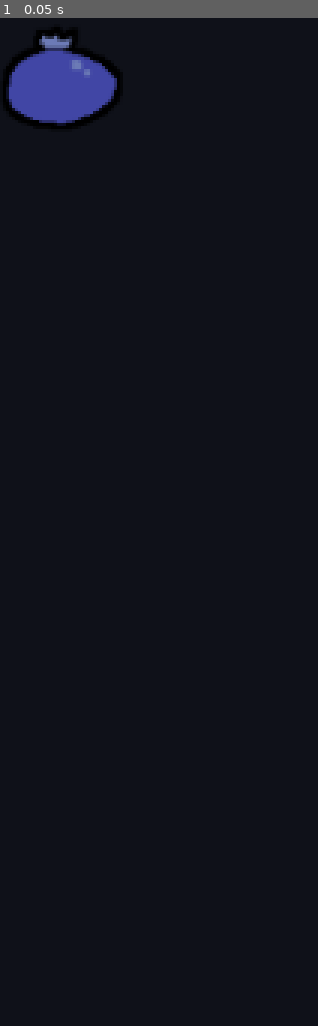
Above: before the commit, frame 1.
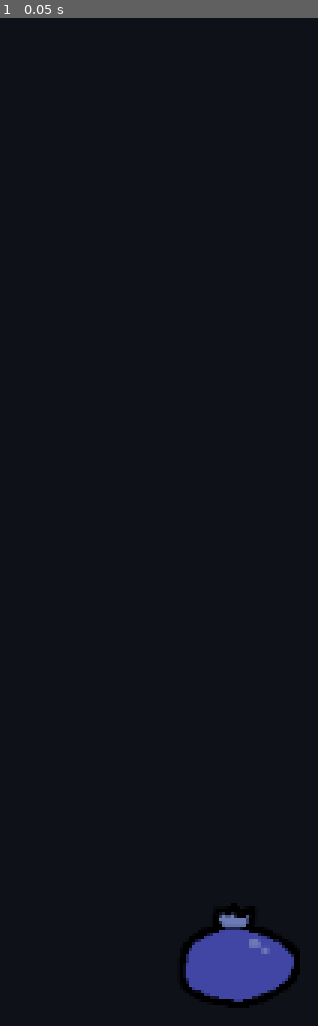
Above: after the commit, the same moment.

Repository: lucoalove/feed-your-anorexic-wife
Game: Godot game, scene res://game.tscn
Two runs of this game, one before a commit and one after it. Both use one fixed random seed, a clock stepped at 60 frames per second and the inputs below.
Inputs:
- Up to frame 1 (0.05 s): no input

The runs differ from the first frame. In frame 1, 5.0% of the frame differs, in the area x 0-95%, y 0-99%.

Commit message:
Add fruit pile

Diff:
--- /dev/null
+++ b/fruit.tscn
@@ -0,0 +1,11 @@
+[gd_scene load_steps=3 format=3 uid="uid://bc17hn6j747sn"]
+
+[ext_resource type="Texture2D" uid="uid://okuruo4lqcip" path="res://fruit_blueberry.png" id="1_t45jj"]
+[ext_resource type="Script" uid="uid://cr8g0x26elad0" path="res://fruit.gd" id="2_7yftu"]
+
+[node name="Blueberry" type="TextureRect"]
+texture_filter = 1
+offset_right = 64.0
+offset_bottom = 64.0
+texture = ExtResource("1_t45jj")
+script = ExtResource("2_7yftu")
--- /dev/null
+++ b/fruit_pile.gd
@@ -0,0 +1,28 @@
+extends Control
+
+const FRUIT = preload("res://fruit.tscn")
+
+var is_hovered := false
+
+func _ready() -> void:
+
+	# https://docs.godotengine.org/en/stable/classes/class_control.html#class-control-property-mouse-default-cursor-shape
+	mouse_default_cursor_shape = Control.CursorShape.CURSOR_DRAG
+
+	mouse_entered.connect(_on_mouse_entered)
+	mouse_exited.connect(_on_mouse_exited)
+
+func _on_mouse_entered():
+	is_hovered = true
+
+func _on_mouse_exited():
+	is_hovered = false
+
+func _input(event) -> void:
+
+	if is_hovered and event.is_action_pressed("click"):
+
+		var fruit = FRUIT.instantiate()
+		fruit.is_held = true
+		fruit.position = position
+		get_node("/root/Root").add_child(fruit)
--- a/game.tscn
+++ b/game.tscn
@@ -2,7 +2,7 @@
 
 [ext_resource type="Script" uid="uid://khdn3y43ciwf" path="res://camera_lock_width.gd" id="1_80nbo"]
 [ext_resource type="Texture2D" uid="uid://okuruo4lqcip" path="res://fruit_blueberry.png" id="2_feb5d"]
-[ext_resource type="Script" uid="uid://cr8g0x26elad0" path="res://fruit.gd" id="3_fc0e3"]
+[ext_resource type="Script" uid="uid://bohbs78vf024w" path="res://fruit_pile.gd" id="4_fc0e3"]
 
 [node name="Root" type="Node2D"]
 
@@ -15,8 +15,11 @@
 offset_bottom = 2000.0
 color = Color(0.0588235, 0.0666667, 0.0980392, 1)
 
-[node name="Blueberry" type="TextureRect" parent="."]
-offset_right = 64.0
-offset_bottom = 64.0
+[node name="BlueberryPile" type="TextureRect" parent="."]
+texture_filter = 1
+offset_left = 89.0
+offset_top = 440.0
+offset_right = 153.0
+offset_bottom = 504.0
 texture = ExtResource("2_feb5d")
-script = ExtResource("3_fc0e3")
+script = ExtResource("4_fc0e3")
Not shown, added: fruit_pile.gd.uid
